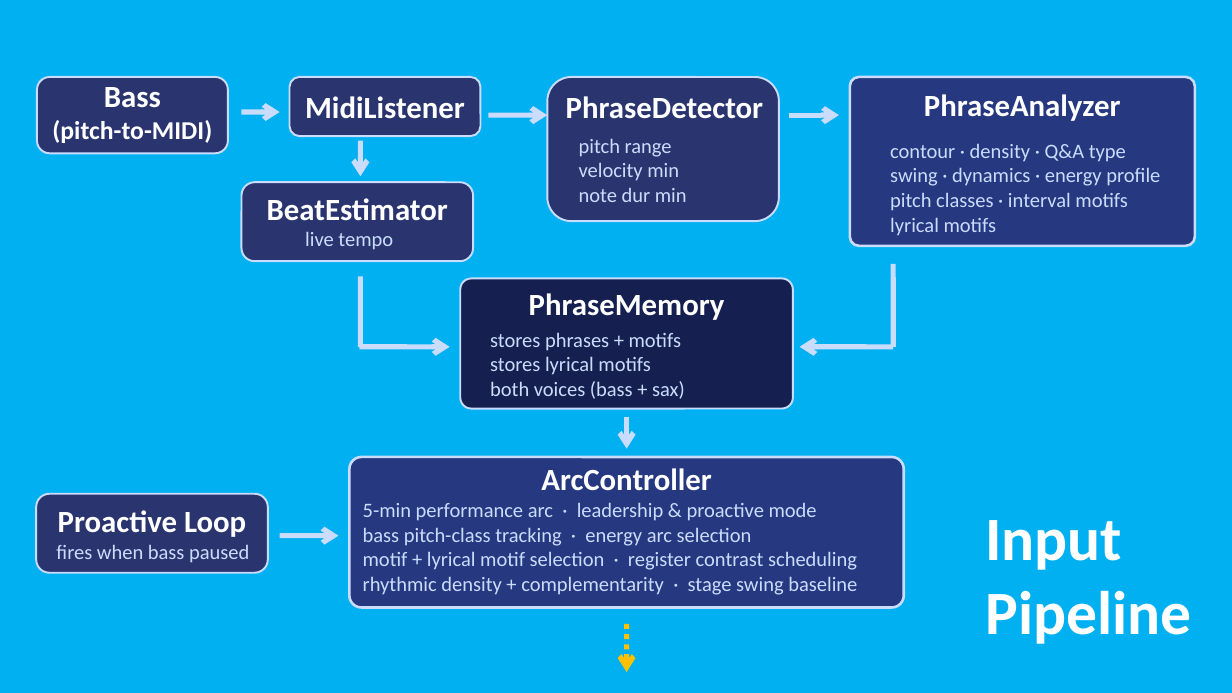
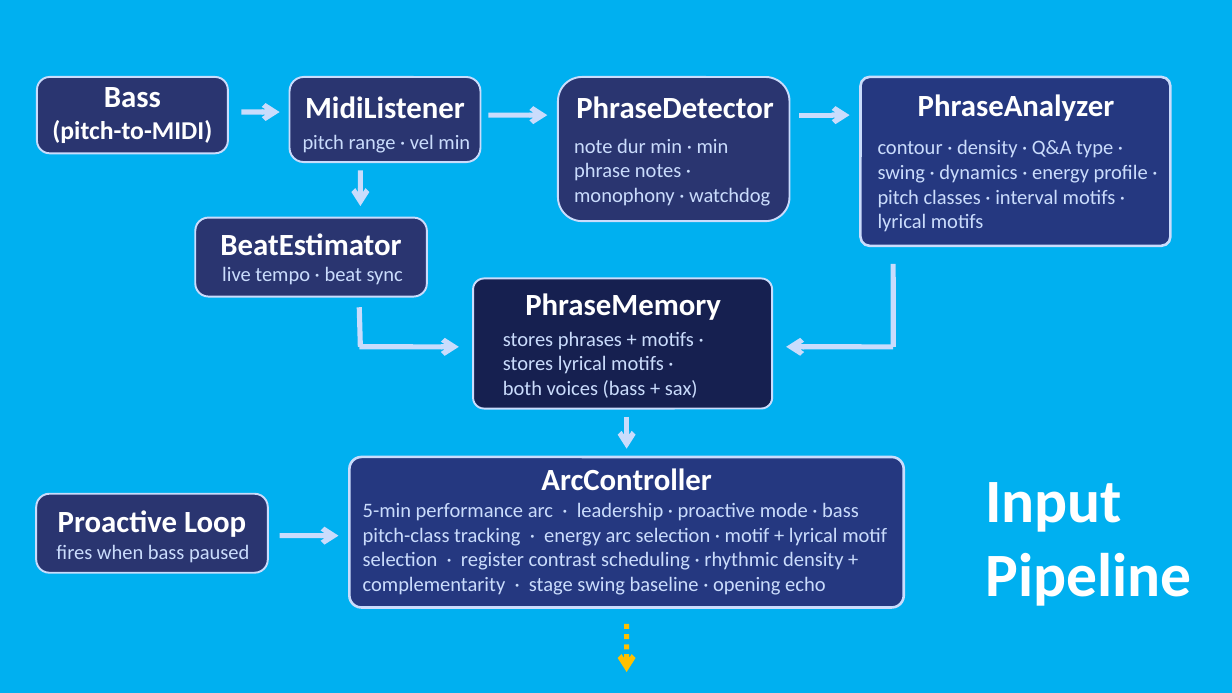
Before and after one commit to davidderoure/wolfson, a slide deck: slide 6 of docs/wolfson.pptx. Drawn at 1232x693 pixels with LibreOffice and Linux fonts; fonts in the diff are those of the drawing. Boxes give left, top, right and bottom in pixels: in the first picture for what was removed or moved away, otherwise in the second. Text is boxed around its words. In the diff, an @@ line names an element or a change of style, - is before the commit and + after.

```diff
--- a/docs/wolfson.pptx
+++ b/docs/wolfson.pptx
@@ rounded rectangle: place and size @@
-rounded rectangle at box(289, 77, 481, 136)
+rounded rectangle at box(289, 77, 481, 162)
@@ 1 text, 1 arrow, 1 rounded rectangle: place and size @@
-1 text, 1 arrow, 1 rounded rectangle at box(547, 77, 839, 221)
+1 text, 1 arrow, 1 rounded rectangle at box(558, 77, 849, 221)
@@ rounded rectangle: place and size @@
-rounded rectangle at box(850, 77, 1195, 246)
+rounded rectangle at box(860, 77, 1170, 246)
@@ text "PhraseAnalyzer": place and size @@
-text "PhraseAnalyzer" at box(924, 94, 1121, 121)
+text "PhraseAnalyzer" at box(918, 94, 1115, 121)
@@ text added at box(303, 134, 470, 153), 16 pt, text #CADCFC @@
+pitch range · vel min
@@ text at box(574, 138, 770, 206): text changed @@
-pitch range
-velocity min
-note dur min
+note dur min · min phrase notes · monophony · watchdog
@@ text at box(878, 139, 1148, 232): text changed @@
-contour · density · Q&A type
-swing · dynamics · energy profile
-pitch classes · interval motifs lyrical motifs
+contour · density · Q&A type ·
+swing · dynamics · energy profile ·
+pitch classes · interval motifs · lyrical motifs
@@ arrow moved from (360, 140) - (360, 177) to (360, 170) - (360, 206) @@
@@ text "BeatEstimator": place and size @@
-text "BeatEstimator" at box(267, 198, 448, 221)
+text "BeatEstimator" at box(220, 233, 401, 256)
@@ rounded rectangle: place and size @@
-rounded rectangle at box(241, 182, 473, 261)
+rounded rectangle at box(195, 217, 427, 296)
@@ text at box(222, 266, 403, 285): text changed @@
-live tempo
+live tempo · beat sync
@@ rounded rectangle: place and size @@
-rounded rectangle at box(460, 278, 793, 409)
+rounded rectangle at box(473, 278, 773, 409)
@@ text "PhraseMemory": place and size @@
-text "PhraseMemory" at box(529, 293, 725, 320)
+text "PhraseMemory" at box(525, 293, 721, 320)
@@ line moved from (360, 276) - (360, 347) to (360, 308) - (360, 347) @@
@@ text "stores phrases + motifs ·": place and size @@
-text "stores phrases + motifs ·" at box(490, 332, 685, 399)
+text "stores phrases + motifs ·" at box(503, 331, 698, 398)
@@ arrow moved from (360, 347) - (450, 347) to (360, 347) - (459, 347) @@
@@ text at box(503, 331, 694, 374): text changed @@
-stores phrases + motifs
-stores lyrical motifs
+stores phrases + motifs ·
+stores lyrical motifs ·
@@ arrow moved from (799, 347) - (894, 347) to (787, 347) - (894, 347) @@
@@ text "Input Pipeline": place and size @@
-text "Input Pipeline" at box(985, 520, 1191, 644)
+text "Input Pipeline" at box(985, 482, 1191, 606)
@@ text at box(363, 502, 887, 595): text changed @@
-5-min performance arc · leadership & proactive mode
-bass pitch-class tracking · energy arc selection
-motif + lyrical motif selection · register contrast scheduling
-rhythmic density + complementarity · stage swing baseline
+5-min performance arc · leadership · proactive mode · bass pitch-class tracking · energy arc selection · motif + lyrical motif selection · register contrast scheduling · rhythmic density + complementarity · stage swing baseline · opening echo
```
Also in this commit, not shown: 7 other slides changed, 1 other file.
